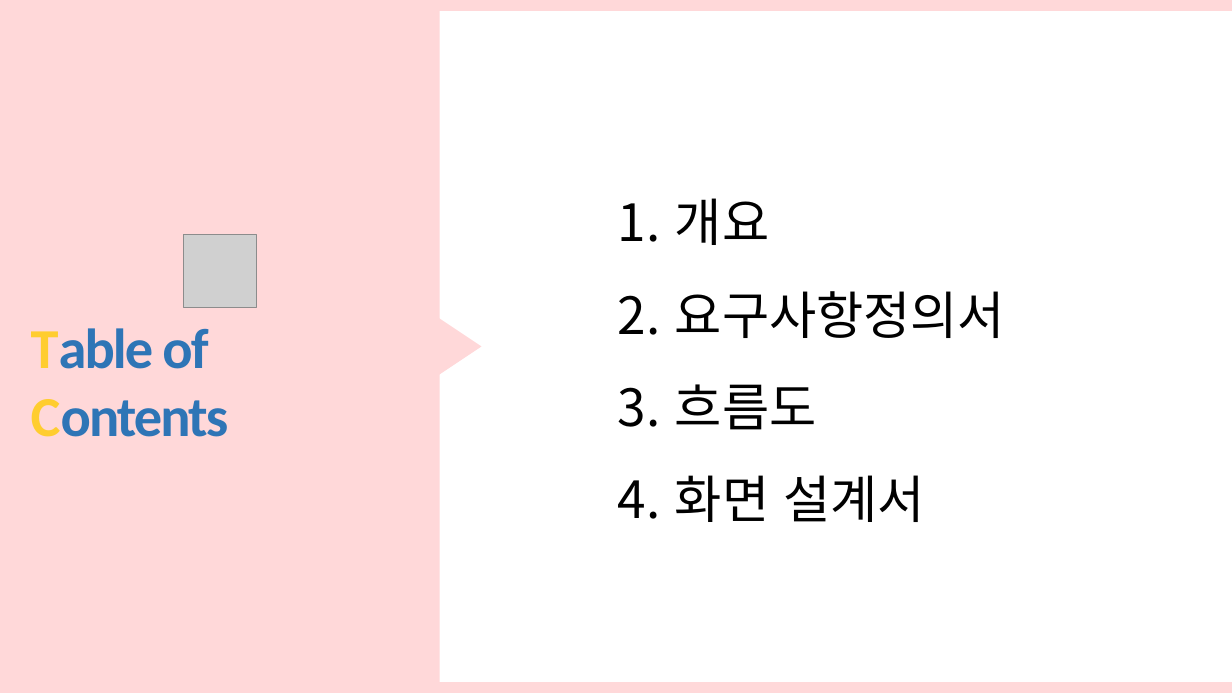
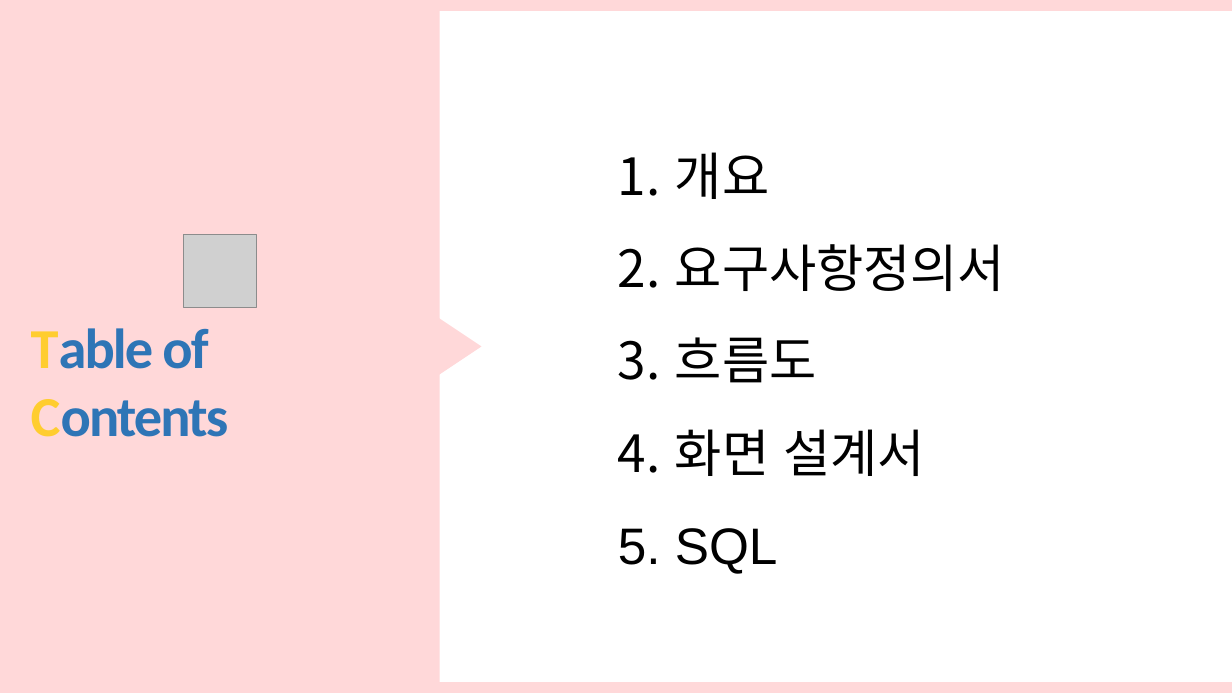
Before and after one commit to hhsw07/ezen-academy-projects, a slide deck: slide 2 of 3조 화면설계서 - SQL 통합.pptx. Drawn at 1232x693 pixels with LibreOffice and Linux fonts; fonts in the diff are those of the drawing; grey boxes stand for pictures. Boxes give left, top, right and bottom in pixels: in the first picture for what was removed or moved away, otherwise in the second. Text is boxed around its words. In the diff, an @@ line names an element or a change of style, - is before the commit and + after.

```diff
--- a/3조 화면설계서 - SQL 통합.pptx
+++ b/3조 화면설계서 - SQL 통합.pptx
@@ text "개요": place and size @@
-text "개요" at [675, 198, 1005, 522]
+text "개요" at [675, 152, 1005, 574]
@@ text at [675, 528, 778, 574]: paragraph added @@
+5. SQL
```
Also in this commit, not shown: 5 other slides changed.
